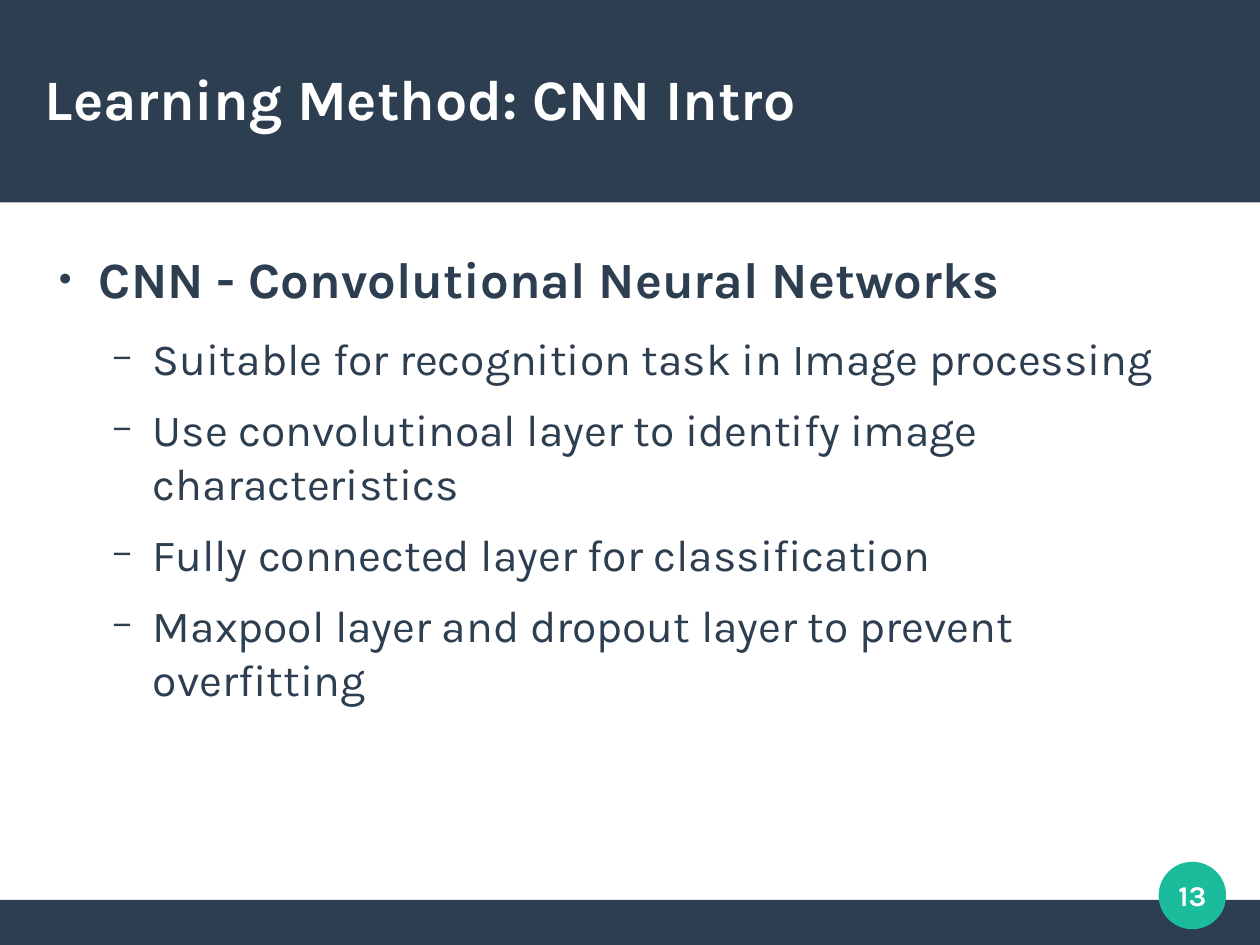
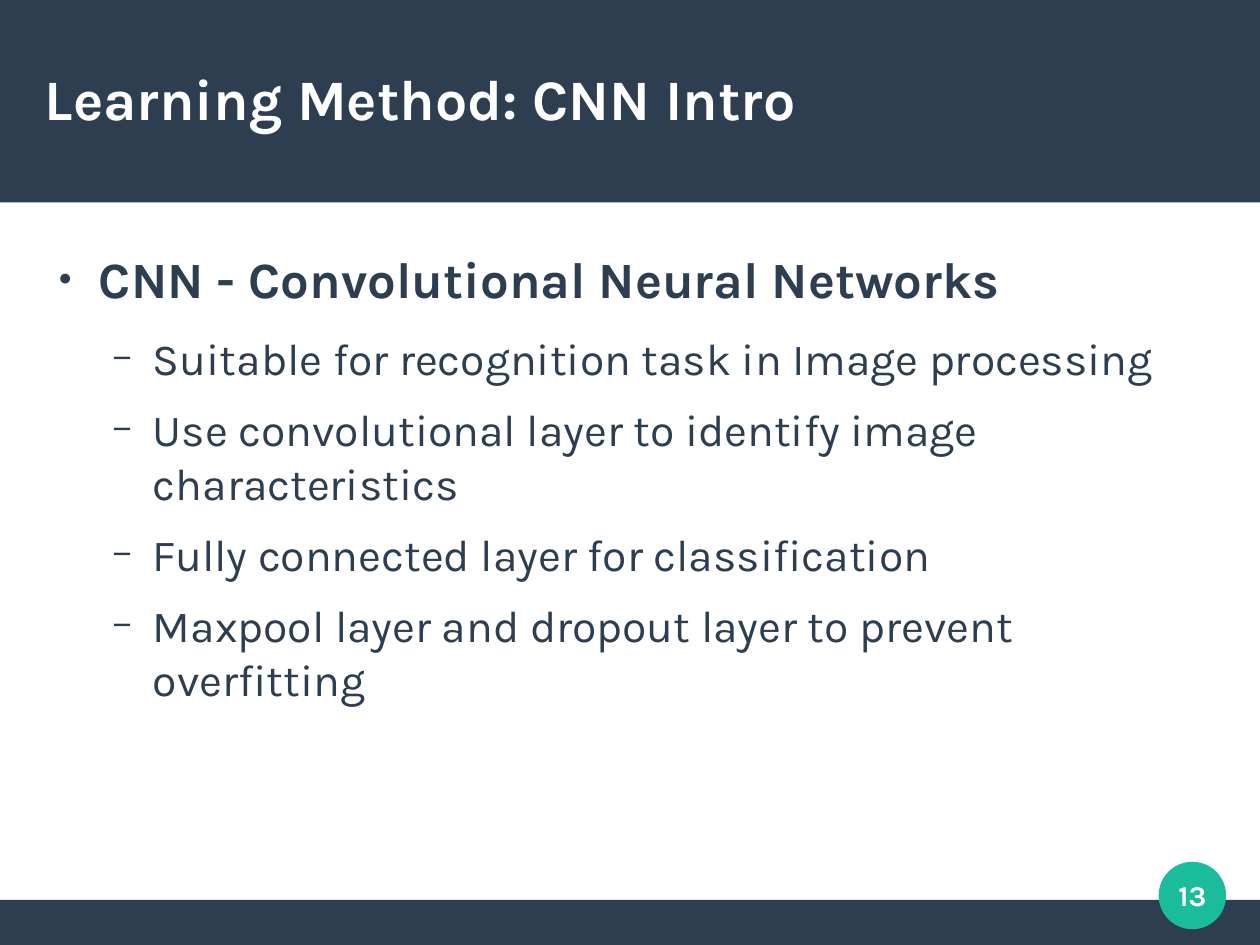
Before and after one commit to ZackCode/Capstone2_Cancer_Detection, a slide deck: slide 13 of reports/Presentation.odp. Drawn at 1260x945 pixels with LibreOffice and Linux fonts; fonts in the diff are those of the drawing. Boxes give left, top, right and bottom in pixels: in the first picture for what was removed or moved away, otherwise in the second. Text is boxed around its words. In the diff, an @@ line names an element or a change of style, - is before the commit and + after.

```diff
--- a/reports/Presentation.odp
+++ b/reports/Presentation.odp
@@ text at bbox=[153, 415, 978, 501]: text changed @@
-  − Use convolutinoal layer to identify image characteristics
+  − Use convolutional layer to identify image characteristics
```
Also in this commit, not shown: 1 other slide changed, 4 other files.
